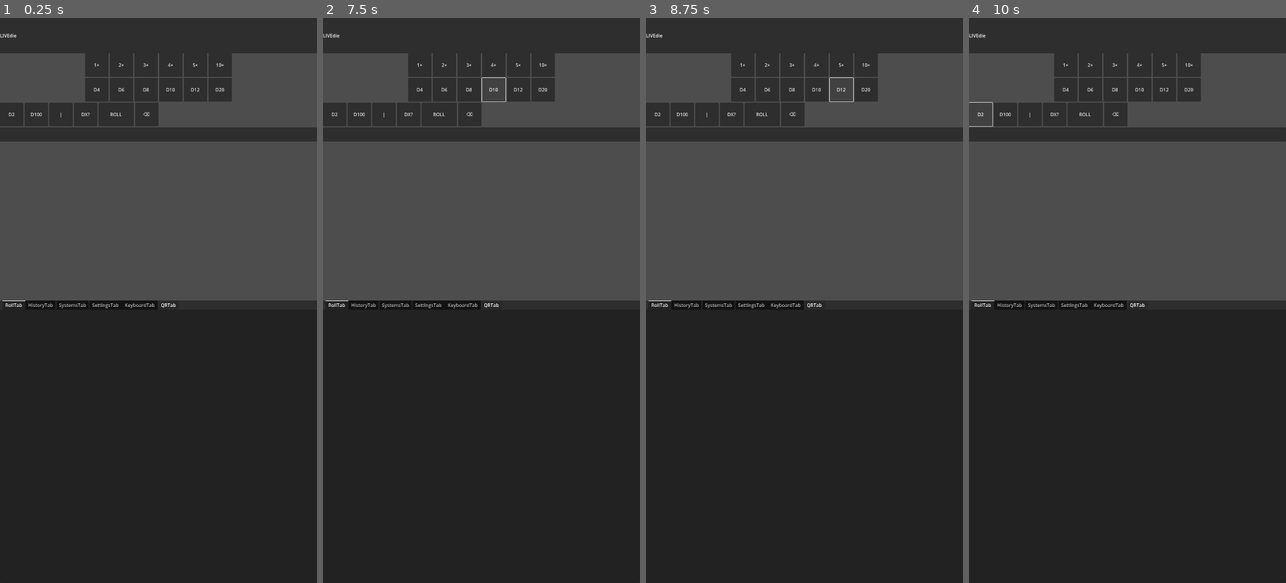
Above: before the commit, frames 1-4 (left to right).
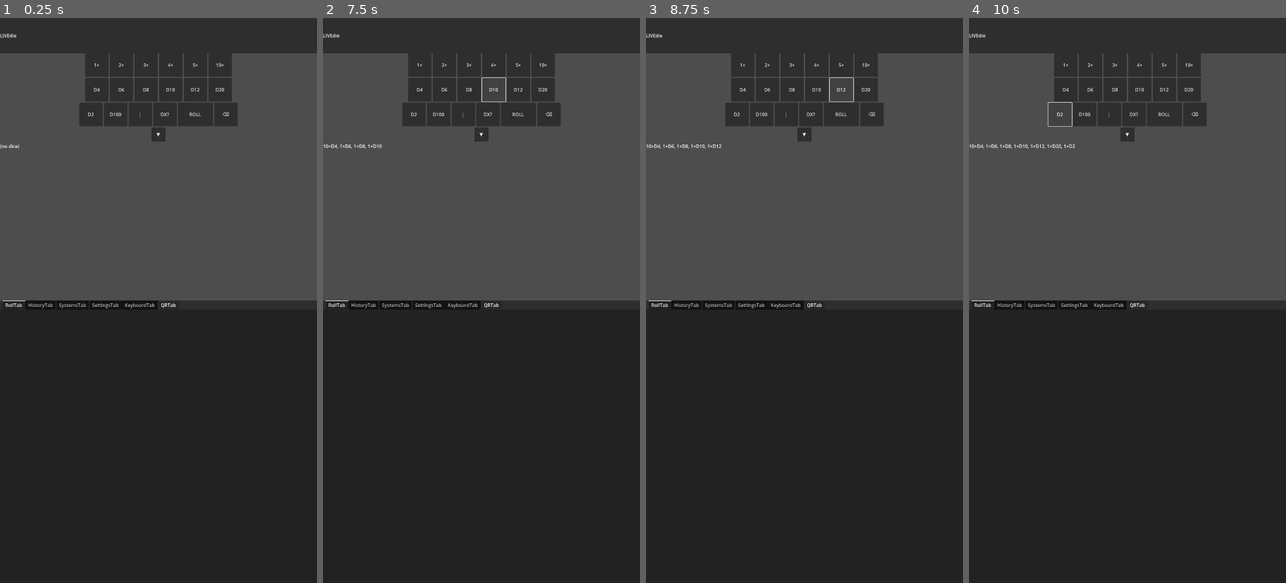
Above: after the commit, the same moments.

Repository: FromAriel/Experiments
Game: Godot game, scene res://scenes/MainUI.tscn
Same seed, same stepped clock (60 frames per second), same inputs: the game is played once before the commit and once after it.
Inputs:
- Up to frame 1 (0.25 s): no input
- Up to frame 2 (7.5 s): click "1×" at 0.5 s; click "2×" at 1.25 s; click "3×" at 2 s; click "4×" at 2.75 s; click "5×" at 3.5 s; click "10×" at 4.25 s; click "D4" at 5 s; click "D6" at 5.75 s; click "D8" at 6.5 s; click "D10" at 7.25 s
- Up to frame 3 (8.75 s): click "D12" at 8 s
- Up to frame 4 (10 s): click "D20" at 8.75 s; click "D2" at 9.5 s

The runs differ from the first frame. In frame 1, 4.4% of the frame differs, in the area x 0-100%, y 15-24%; in frame 2, 4.5%; in frame 3, 4.5%; in frame 4, 4.3%.

Commit message:
feat(ui): add advanced dice controls

Diff:
--- a/LIVEdie/GOGOT/scenes/MainUI.tscn
+++ b/LIVEdie/GOGOT/scenes/MainUI.tscn
@@ -6,6 +6,7 @@
 [ext_resource type="PackedScene" uid="uid://settingstab" path="res://scenes/SettingsTab.tscn" id="4"]
 [ext_resource type="PackedScene" uid="uid://keyboardtab" path="res://scenes/KeyboardTab.tscn" id="5"]
 [ext_resource type="PackedScene" uid="uid://qrtab" path="res://scenes/QRTab.tscn" id="6"]
+[ext_resource type="Script" path="res://scripts/DicePad.gd" id="7"]
 
 [node name="MainUI" type="Control"]
 custom_minimum_size = Vector2(1080, 1920)
@@ -46,9 +47,11 @@
 anchor_right = 1.0
 offset_top = 120.0
 size_flags_vertical = 4
+script = ExtResource("7")
 
 [node name="QtyRow" type="HBoxContainer" parent="DicePad"]
 layout_mode = 2
+separation = 12
 
 [node name="QtyLeftSpacer" type="Control" parent="DicePad/QtyRow"]
 layout_mode = 2
@@ -90,6 +93,7 @@
 
 [node name="CommonDiceRow" type="HBoxContainer" parent="DicePad"]
 layout_mode = 2
+separation = 12
 
 [node name="DiceLeftSpacer" type="Control" parent="DicePad/CommonDiceRow"]
 layout_mode = 2
@@ -131,6 +135,11 @@
 
 [node name="AdvancedRow" type="HBoxContainer" parent="DicePad"]
 layout_mode = 2
+separation = 12
+
+[node name="AdvancedLeftSpacer" type="Control" parent="DicePad/AdvancedRow"]
+layout_mode = 2
+size_flags_horizontal = 2
 
 [node name="D2Btn" type="Button" parent="DicePad/AdvancedRow"]
 custom_minimum_size = Vector2(80, 80)
@@ -162,13 +171,21 @@
 layout_mode = 2
 text = "⌫"
 
+[node name="AdvancedRightSpacer" type="Control" parent="DicePad/AdvancedRow"]
+layout_mode = 2
+size_flags_horizontal = 2
+
 [node name="SystemDropdown" type="Button" parent="DicePad"]
 custom_minimum_size = Vector2(48, 48)
 layout_mode = 2
+text = "▼"
+size_flags_horizontal = 4
 
 [node name="QueueLabel" type="Label" parent="DicePad"]
 custom_minimum_size = Vector2(0, 40)
 layout_mode = 2
+text = "(no dice)"
+autowrap_mode = 1
 
 [node name="LowerPane" type="PanelContainer" parent="."]
 layout_mode = 0
--- /dev/null
+++ b/LIVEdie/GOGOT/scripts/DicePad.gd
@@ -0,0 +1,117 @@
+# gdlint:disable=class-variable-name,function-name,class-definitions-order
+###############################################################
+# LIVEdie/GOGOT/scripts/DicePad.gd
+# Key Classes      • DicePad – manages dice input state and queue
+# Key Functions    • _on_Quantity_pressed, _on_Die_pressed
+# Critical Consts  • DP_LONG_PRESS_TIME
+# Editor Exports   • (none)
+# Dependencies     • UIEventBus.gd
+# Last Major Rev   • 24-07-10 – initial implementation
+###############################################################
+class_name DicePad
+extends VBoxContainer
+
+const DP_LONG_PRESS_TIME: float = 0.5
+
+@onready var DP_queue_label_SH: Label = $QueueLabel
+var DP_current_quantity_SH: int = 1
+var DP_backspace_timer_IN: Timer
+var DP_backspace_long_SH: bool = false
+
+
+func _ready() -> void:
+    DP_backspace_timer_IN = Timer.new()
+    DP_backspace_timer_IN.one_shot = true
+    DP_backspace_timer_IN.wait_time = DP_LONG_PRESS_TIME
+    DP_backspace_timer_IN.timeout.connect(_on_Backspace_long)
+    add_child(DP_backspace_timer_IN)
+
+    _connect_quantity_buttons()
+    _connect_die_buttons()
+    $AdvancedRow/DXPromptBtn.pressed.connect(_on_CustomDie_pressed)
+    $AdvancedRow/PipeBtn.pressed.connect(_on_Pipe_pressed)
+    $AdvancedRow/BackspaceBtn.pressed.connect(_on_Backspace_pressed)
+    $AdvancedRow/BackspaceBtn.gui_input.connect(_on_Backspace_gui_input)
+    $AdvancedRow/RollBtn.pressed.connect(_on_Roll_pressed)
+
+
+func _connect_quantity_buttons() -> void:
+    var map := {
+        $QtyRow/Qty1: 1,
+        $QtyRow/Qty2: 2,
+        $QtyRow/Qty3: 3,
+        $QtyRow/Qty4: 4,
+        $QtyRow/Qty5: 5,
+        $QtyRow/Qty10: 10
+    }
+    for btn in map.keys():
+        btn.pressed.connect(_on_Quantity_pressed.bind(map[btn]))
+
+
+func _connect_die_buttons() -> void:
+    var die_map := {
+        $CommonDiceRow/D4: 4,
+        $CommonDiceRow/D6: 6,
+        $CommonDiceRow/D8: 8,
+        $CommonDiceRow/D10: 10,
+        $CommonDiceRow/D12: 12,
+        $CommonDiceRow/D20: 20,
+        $AdvancedRow/D2Btn: 2,
+        $AdvancedRow/D100Btn: 100
+    }
+    for btn in die_map.keys():
+        btn.pressed.connect(_on_Die_pressed.bind(die_map[btn]))
+
+
+func _on_Quantity_pressed(value: int) -> void:
+    DP_current_quantity_SH = value
+
+
+func _on_Die_pressed(faces: int) -> void:
+    var prefix := str(DP_current_quantity_SH) + "×D" + str(faces)
+    if DP_queue_label_SH.text == "(no dice)" or DP_queue_label_SH.text == "":
+        DP_queue_label_SH.text = prefix
+    else:
+        DP_queue_label_SH.text += ", " + prefix
+    DP_current_quantity_SH = 1
+
+
+func _on_CustomDie_pressed() -> void:
+    if DP_queue_label_SH.text == "(no dice)" or DP_queue_label_SH.text == "":
+        DP_queue_label_SH.text = "DX?"
+    else:
+        DP_queue_label_SH.text += ", DX?"
+
+
+func _on_Pipe_pressed() -> void:
+    DP_queue_label_SH.text += " | "
+
+
+func _on_Backspace_gui_input(event: InputEvent) -> void:
+    if event is InputEventMouseButton and event.pressed:
+        DP_backspace_timer_IN.start()
+    elif event is InputEventMouseButton and not event.pressed:
+        if DP_backspace_timer_IN.is_stopped():
+            return
+        DP_backspace_timer_IN.stop()
+        if DP_backspace_long_SH:
+            DP_backspace_long_SH = false
+
+
+func _on_Backspace_long() -> void:
+    DP_backspace_long_SH = true
+    DP_queue_label_SH.text = ""
+
+
+func _on_Backspace_pressed() -> void:
+    if DP_backspace_long_SH:
+        DP_backspace_long_SH = false
+        return
+    if DP_queue_label_SH.text.length() > 0:
+        DP_queue_label_SH.text = DP_queue_label_SH.text.substr(
+            0, DP_queue_label_SH.text.length() - 1
+        )
+
+
+func _on_Roll_pressed() -> void:
+    print(DP_queue_label_SH.text)
